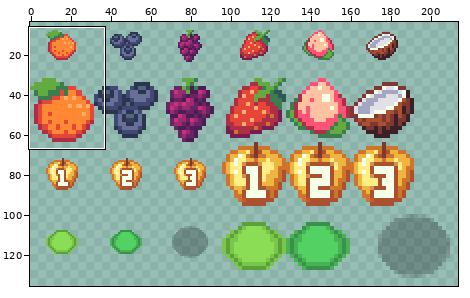
A sprite sheet gets an edit: assets/graphics/sprites/fruits_32x32.png. The first picture is a wide view before the edit; the outline marks the close-up.
Close-up. Earlier state:
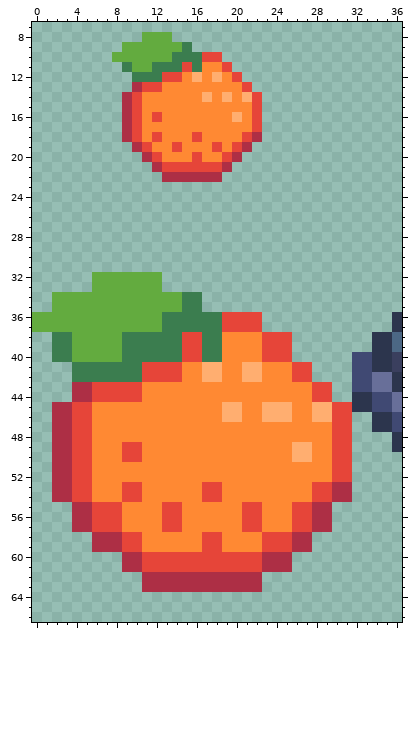
The file is 224x144 pixels. Pixels under 10% opacity are left out. Colours within 5 levels of each other are drawn and written as one. Shown: x 0..36, y 7..66. The wide view leaves out empty margins. The commit also changed other parts of the picture, which this record leaves out.
New version:
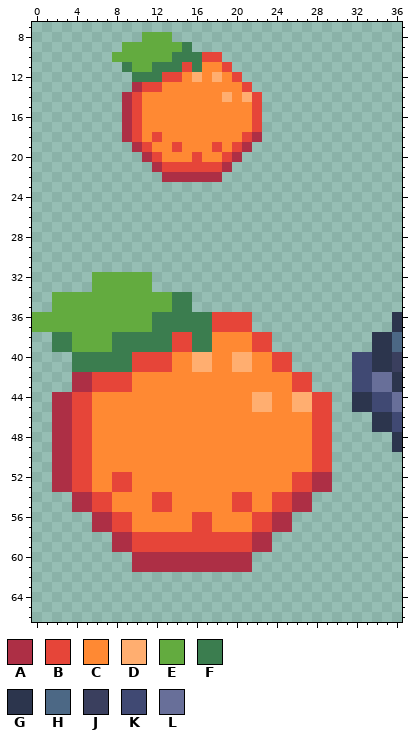
Palette (. is transparent): A #ad2f45  B #e64539  C #ff8933  D #ffae70  E #63ab3f  F #3b7d4f  G #2c354d  H #4c6885  J #3a3f5e  K #404973  L #686f99
Diff:
There is now colour A in row 44 at x 2 to 3.
The edit turns colour B into colour A in row 53 at x 28 to 29; in row 54 at x 4 to 5; in row 55 at x 26 to 27; in rows 56 to 57 at x 6 to 7; in rows 58 to 59 at x 9 and 23; in rows 60 to 61 at x 11 to 21.
The edit turns colour C into colour A in row 52 at x 28 to 29; in row 54 at x 26 to 27; in rows 56 to 57 at x 24 to 25; in rows 58 to 59 at x 22.
The edit turns colour F into colour A in row 42 at x 4 to 5.
The edit turns colour A into colour B in row 44 at x 4 to 5.
The edit turns colour C into colour B in rows 38 to 39 at x 22; in row 41 at x 24 to 25; in row 43 at x 26 to 27; in rows 47 to 51 at x 28 to 29; in row 52 at x 8 to 9 and 26 to 27; in row 53 at x 8 and 26 to 27.
The edit turns colour C into colour B in row 54 at x 6 to 7, 12 to 13, 20 to 21 and 24 to 25; in row 55 at x 12, 20 and 24 to 25; in rows 56 to 57 at x 9, 16 to 17 and 23; in rows 58 to 59 at x 11 to 16 and 19 to 21.
The edit turns colour D into colour B in rows 45 to 46 at x 28 to 29.
The edit turns colour F into colour B in rows 36 to 37 at x 18; in rows 38 to 39 at x 14; in row 40 at x 10 to 13; in row 41 at x 10; in row 42 at x 6 to 9.
The edit turns colour B into colour C in row 16 at x 12; in row 18 at x 16; in row 40 at x 15 and 23; in row 41 at x 14; in row 42 at x 11 to 14; in row 43 at x 10.
The edit turns colour B into colour C in row 44 at x 6 to 10; in rows 49 to 50 at x 9 to 10; in row 53 at x 10 and 17 to 18; in row 54 at x 9 to 10 and 17 to 18; in row 55 at x 8, 14 and 22; in rows 56 to 57 at x 13 to 14 and 21.
The edit turns colour D into colour C in row 14 at x 17; in row 16 at x 20; in row 41 at x 18 and 22; in row 42 at x 17 to 18 and 21 to 22; in row 45 at x 19 to 20 and 24 to 25; in row 46 at x 19 to 20 and 23 to 25.
The edit turns colour D into colour C in rows 49 to 50 at x 26 to 27.
The edit turns colour F into colour C in rows 38 to 39 at x 18; in row 40 at x 14 and 18; in row 42 at x 10.
The edit turns colour B into colour D in row 40 at x 16.
The edit turns colour C into colour D in row 40 at x 20 to 21; in row 41 at x 16 and 20; in row 44 at x 22 to 23 and 26 to 27; in row 45 at x 22 and 26 to 27.
The edit turns colour F into colour D in row 40 at x 17.
The edit turns colour B into colour F in rows 38 to 39 at x 16.
The edit turns colour E into colour F in rows 34 to 35 at x 14; in rows 36 to 37 at x 12; in rows 38 to 39 at x 8; in row 40 at x 4 to 8.
The edit erases colour A in row 53 at x 30 to 31; in row 54 at x 2 to 3 and 30 to 31; in row 55 at x 28 to 29; in rows 56 to 57 at x 4 to 5 and 28 to 29; in rows 58 to 59 at x 6 to 7 and 26 to 27; in rows 60 to 61 at x 9 and 23 to 25.
The edit erases colour A in rows 62 to 63 at x 11 to 22.
The edit erases colour B in rows 36 to 37 at x 22; in rows 38 to 39 at x 24 to 25; in row 41 at x 26 to 27; in row 43 at x 28 to 29; in rows 45 to 52 at x 30 to 31; in row 54 at x 28 to 29.
The edit erases colour B in rows 56 to 57 at x 26 to 27; in rows 58 to 59 at x 24 to 25; in rows 60 to 61 at x 22.
The edit erases colour E in rows 32 to 33 at x 12.
The edit erases colour F in rows 34 to 35 at x 16; in row 40 at x 2 to 3.
Pixel boxes of the changes (left, top, right, bottom) in both close-ups:
changed: (152, 92, 242, 142)
changed: (52, 272, 352, 592)
